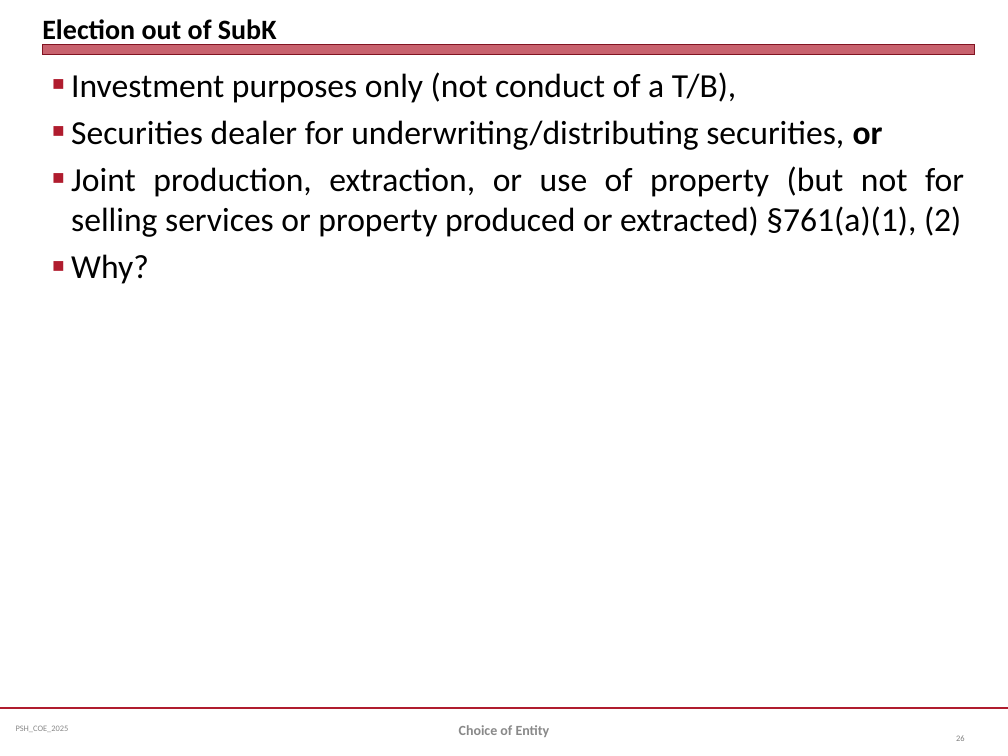
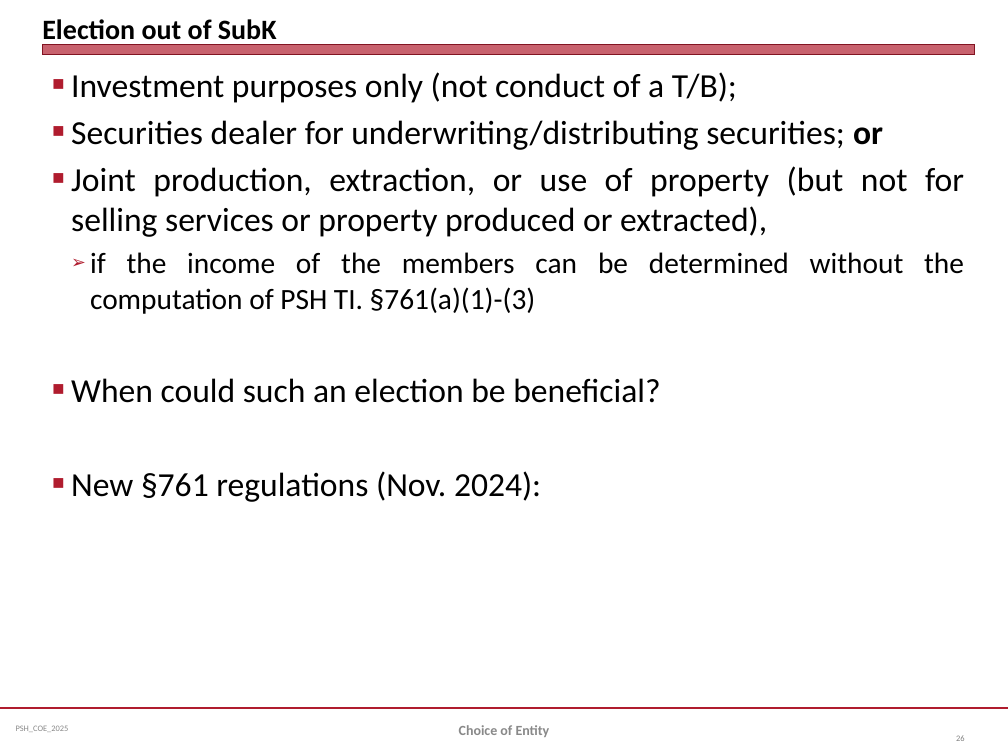
Before and after one commit to jmc877/Partnership-Tax, a slide deck: slide 26 of slides/PSH_COEntity_2023.pptx. Drawn at 1008x756 pixels with LibreOffice and Linux fonts; fonts in the diff are those of the drawing. Boxes give left, top, right and bottom in pixels: in the first picture for what was removed or moved away, otherwise in the second. Text is boxed around its words. In the diff, an @@ line names an element or a change of style, - is before the commit and + after.

```diff
--- a/slides/PSH_COEntity_2023.pptx
+++ b/slides/PSH_COEntity_2023.pptx
@@ text at [71,72,964,502]: text changed @@
-■ Investment purposes only (not conduct of a T/B),
-■ Securities dealer for underwriting/distributing securities, or
-■ Joint production, extraction, or use of property (but not for selling services or property produced or extracted) §761(a)(1), (2)
-■ Why?
+■ Investment purposes only (not conduct of a T/B);
+■ Securities dealer for underwriting/distributing securities; or
+■ Joint production, extraction, or use of property (but not for selling services or property produced or extracted),
+  ➢ if the income of the members can be determined without the computation of PSH TI. §761(a)(1)-(3)
+■ When could such an election be beneficial?
+■ New §761 regulations (Nov. 2024):
```
Also in this commit, not shown: 2 other slides changed.
